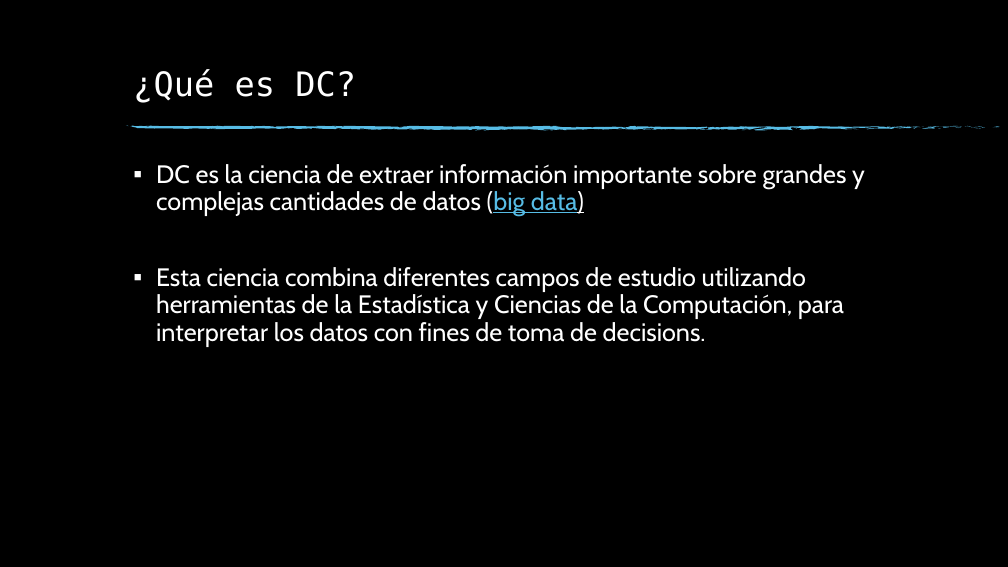
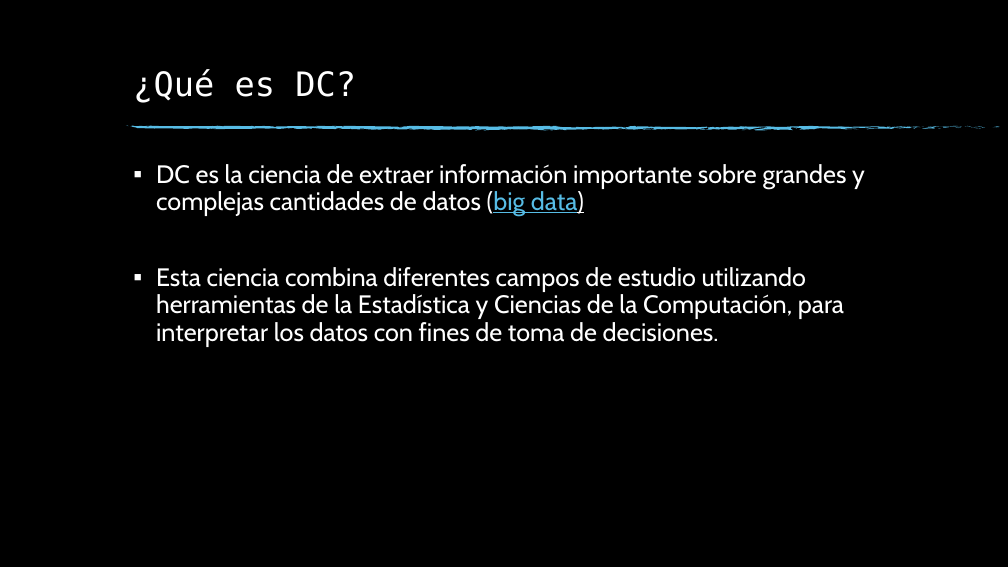
Before and after one commit to ArrigoCoen/Curso_Ciencia_de_Datos, a slide deck: slide 4 of M1/Slides/C1 05 Generalidades Ciencia de datos.pptx. Drawn at 1008x567 pixels with LibreOffice and Linux fonts; fonts in the diff are those of the drawing; background and template pictures are left out. Boxes give left, top, right and bottom in pixels: in the first picture for what was removed or moved away, otherwise in the second. Text is boxed around its words. In the diff, an @@ line names an element or a change of style, - is before the commit and + after.

```diff
--- a/M1/Slides/C1 05 Generalidades Ciencia de datos.pptx
+++ b/M1/Slides/C1 05 Generalidades Ciencia de datos.pptx
@@ text at box(156, 267, 844, 347): text changed @@
-▪ Esta ciencia combina diferentes campos de estudio utilizando herramientas de la Estadística y Ciencias de la Computación, para interpretar los datos con fines de toma de decisions.
+▪ Esta ciencia combina diferentes campos de estudio utilizando herramientas de la Estadística y Ciencias de la Computación, para interpretar los datos con fines de toma de decisiones.
```
Also in this commit, not shown: 1 other slide changed, 2 other files.
